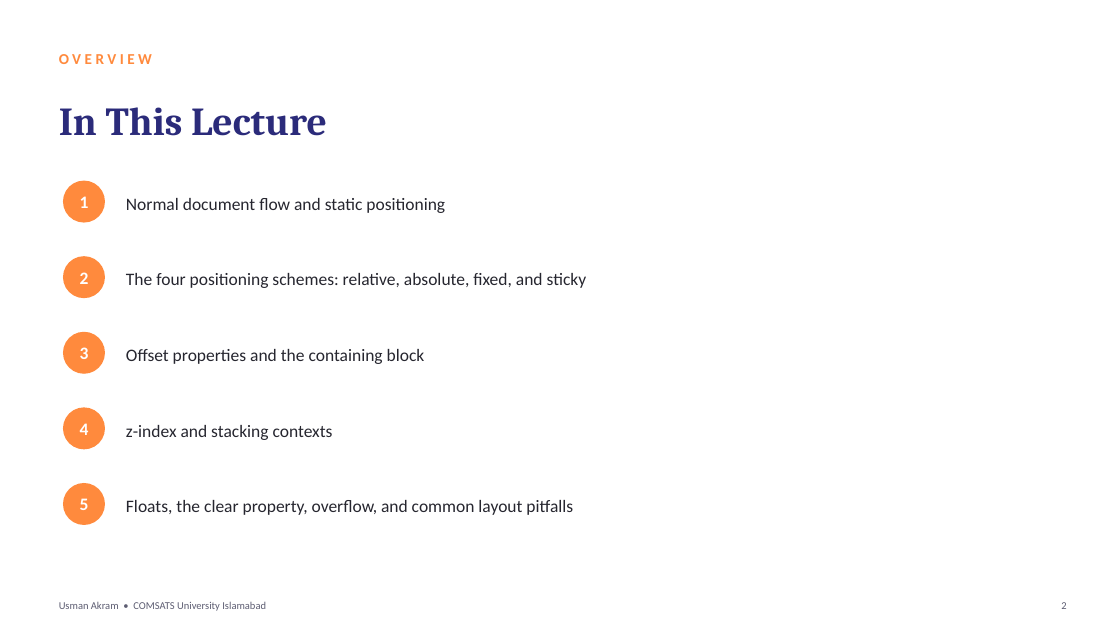
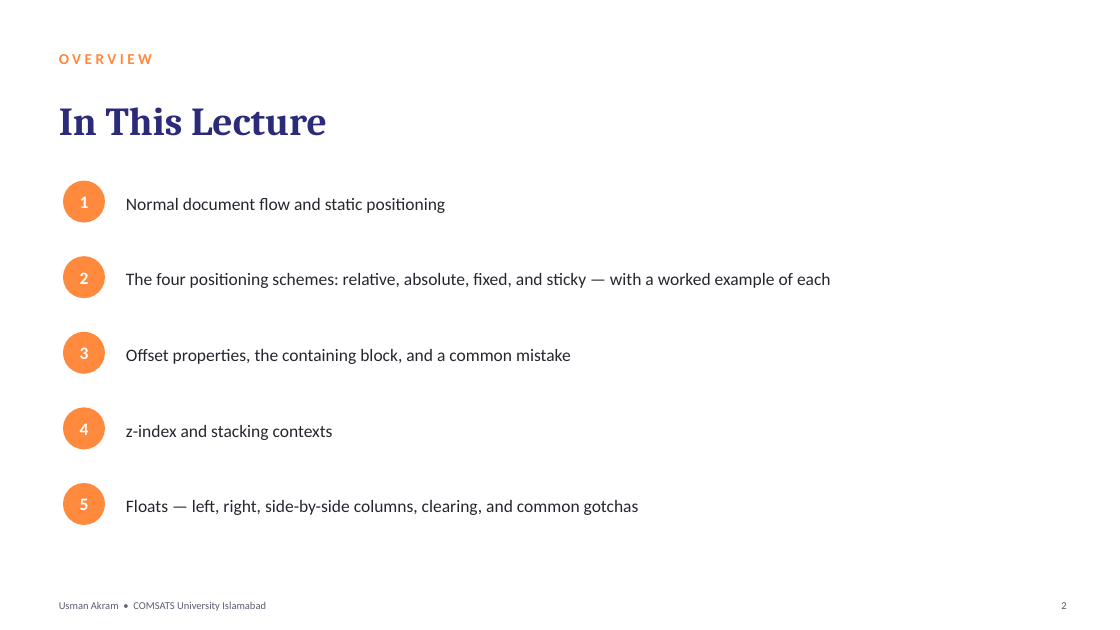
Before and after one commit to mua22/mern-web-book, a slide deck: slide 2 of slides/CSC336-Lecture-07-CSS-Positioning-and-Stacking.pptx. Drawn at 1120x630 pixels with LibreOffice and Linux fonts; fonts in the diff are those of the drawing. Boxes give left, top, right and bottom in pixels: in the first picture for what was removed or moved away, otherwise in the second. Text is boxed around its words. In the diff, an @@ line names an element or a change of style, - is before the commit and + after.

```diff
--- a/slides/CSC336-Lecture-07-CSS-Positioning-and-Stacking.pptx
+++ b/slides/CSC336-Lecture-07-CSS-Positioning-and-Stacking.pptx
@@ text at (126, 273, 831, 288): text changed @@
-The four positioning schemes: relative, absolute, fixed, and sticky
+The four positioning schemes: relative, absolute, fixed, and sticky — with a worked example of each
@@ text at (126, 349, 571, 364): text changed @@
-Offset properties and the containing block
+Offset properties, the containing block, and a common mistake
@@ text at (126, 500, 639, 515): text changed @@
-Floats, the clear property, overflow, and common layout pitfalls
+Floats — left, right, side-by-side columns, clearing, and common gotchas
```
Also in this commit, not shown: 16 other slides changed, 9 slides added, 7 other files.
